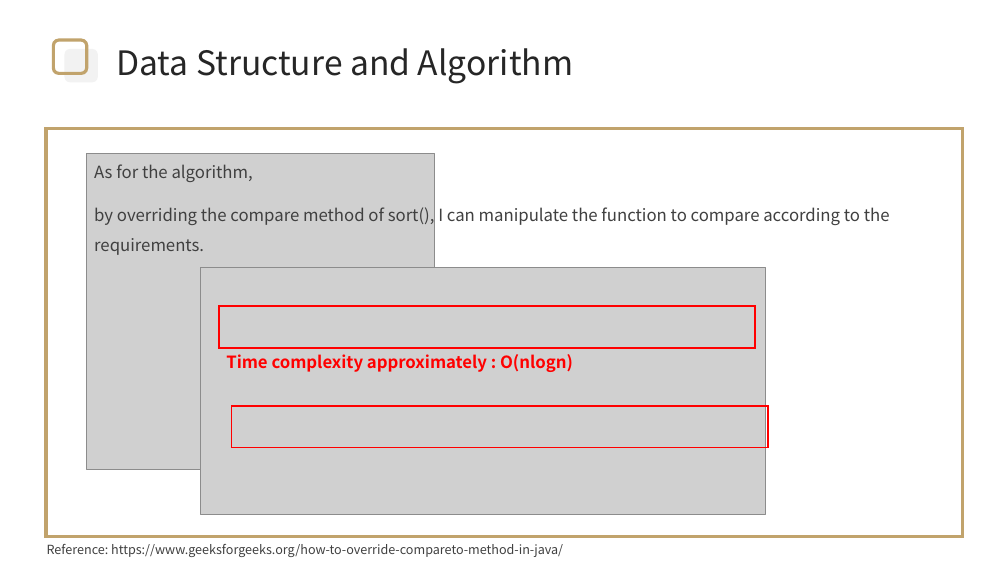
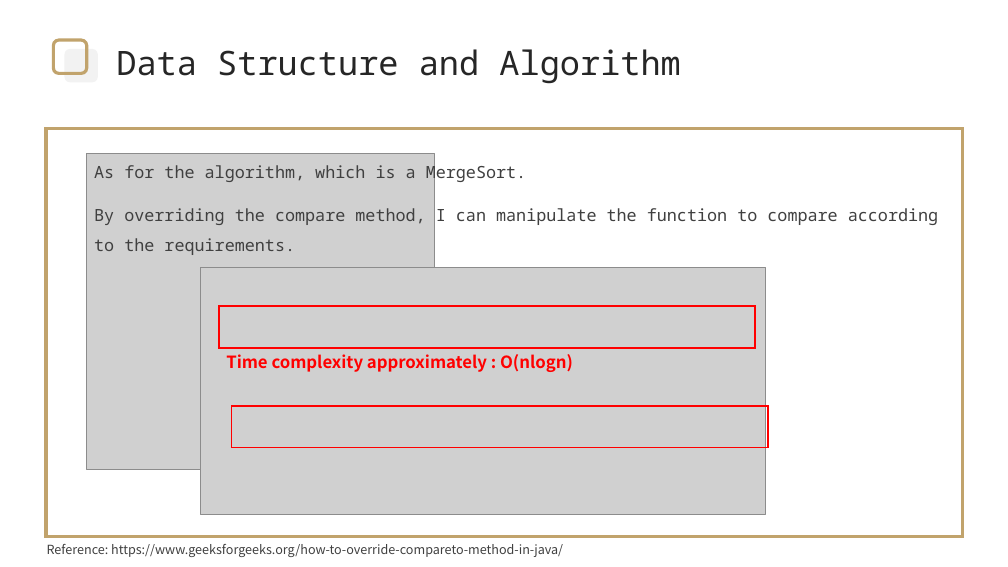
Before and after one commit to ward311/ITR, a slide deck: slide 3 of M104020014周紘樟_ITR_HW2.pptx. Drawn at 1008x567 pixels with LibreOffice and Linux fonts; fonts in the diff are those of the drawing; grey boxes stand for pictures; background and template pictures are left out. Boxes give left, top, right and bottom in pixels: in the first picture for what was removed or moved away, otherwise in the second. Text is boxed around its words. In the diff, an @@ line names an element or a change of style, - is before the commit and + after.

```diff
--- a/M104020014周紘樟_ITR_HW2.pptx
+++ b/M104020014周紘樟_ITR_HW2.pptx
@@ text "Data Structure and Algorithm" at box(116, 49, 680, 84): font Noto Sans CJK SC to Noto Sans Mono @@
@@ text at box(94, 162, 938, 255): text changed; font Noto Sans CJK SC to Noto Sans Mono @@
-As for the algorithm,
-by overriding the compare method of sort(), I can manipulate the function to compare according to the requirements.
+As for the algorithm, which is a MergeSort.
+By overriding the compare method, I can manipulate the function to compare according to the requirements.
```
Also in this commit, not shown: 3 other slides changed, 1 slide added, 2 other files.
